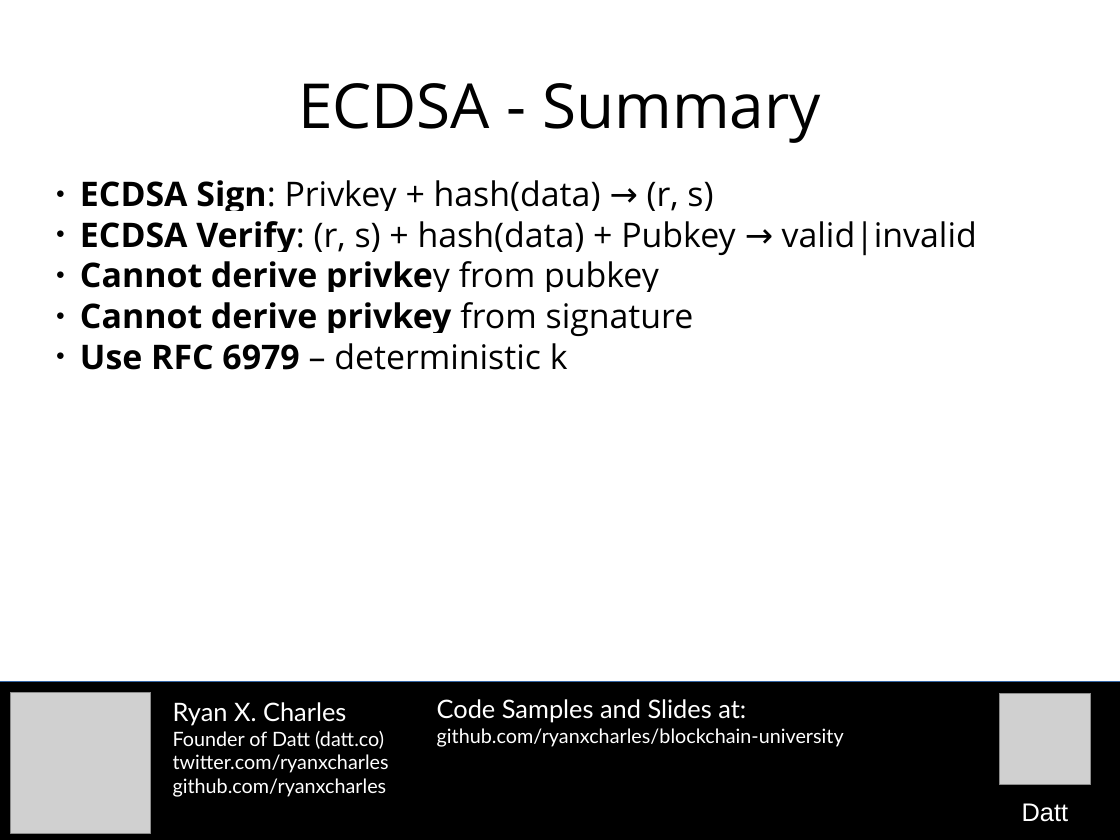
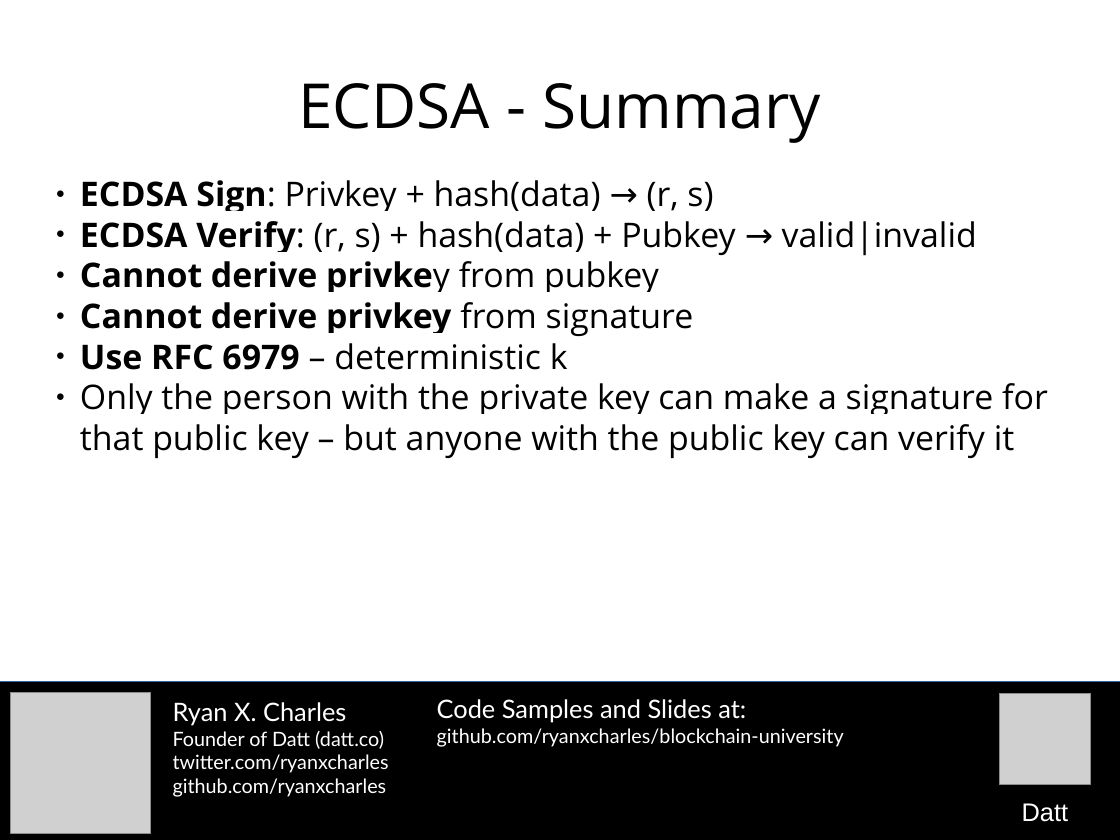
Before and after one commit to camelash/blockchain-university, a slide deck: slide 28 of slides/2015-10-26-bitcoin-cryptography.odp (slide 27 before the commit). Drawn at 1120x840 pixels with LibreOffice and Linux fonts; fonts in the diff are those of the drawing; grey boxes stand for pictures. Boxes give left, top, right and bottom in pixels: in the first picture for what was removed or moved away, otherwise in the second. Text is boxed around its words. In the diff, an @@ line names an element or a change of style, - is before the commit and + after.

```diff
--- a/slides/2015-10-26-bitcoin-cryptography.odp
+++ b/slides/2015-10-26-bitcoin-cryptography.odp
@@ subtitle at <box>80,383,1048,458</box>: paragraph added @@
+● Only the person with the private key can make a signature for that public key – but anyone with the public key can verify it
```
Also in this commit, not shown: 3 other slides changed, 1 slide added, 3 other files.
